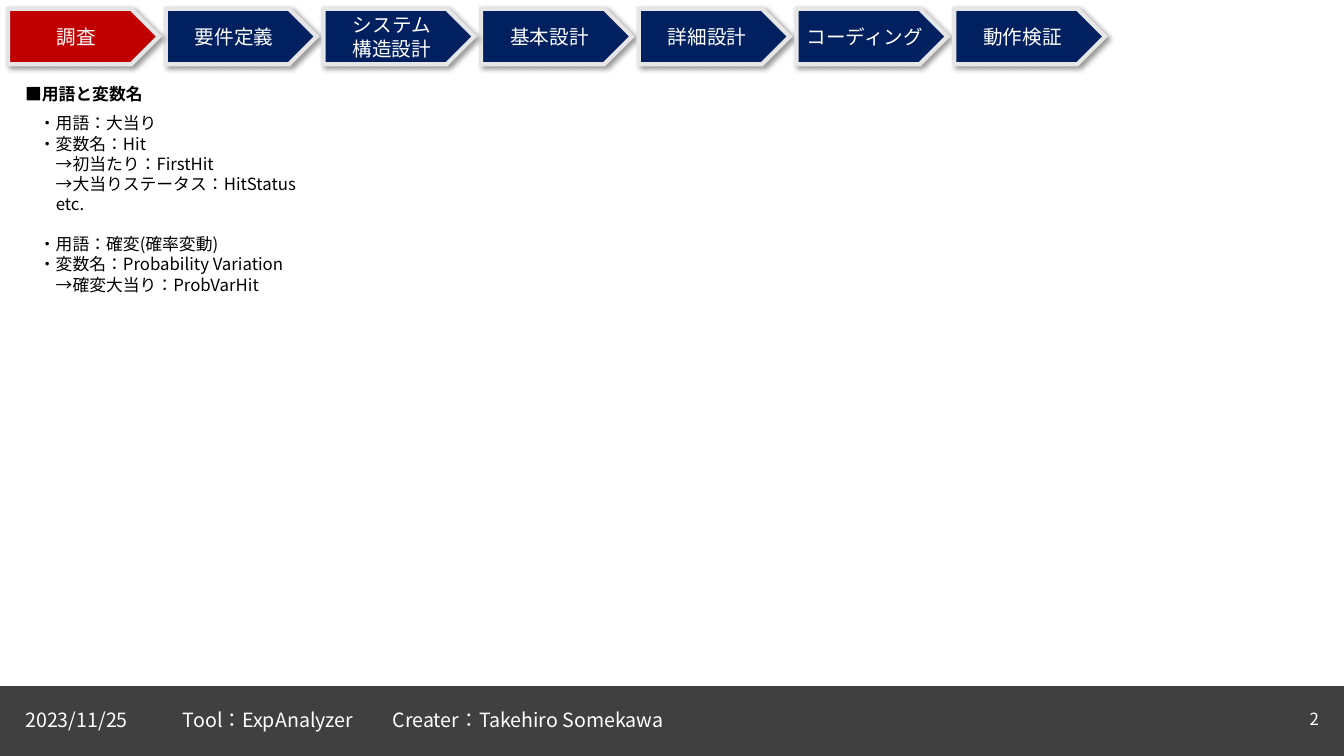
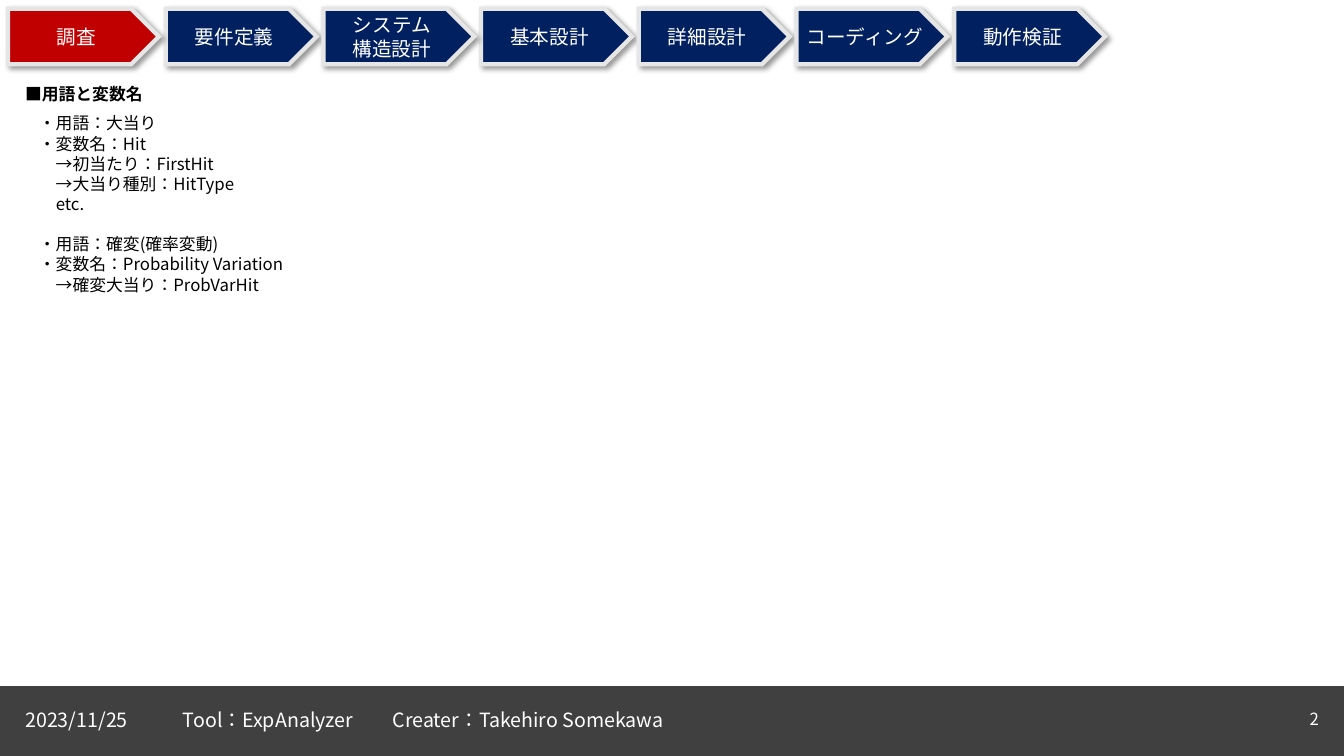
Before and after one commit to TakechiyoVodka/ExpAnalyzer, a slide deck: slide 2 of ExpAnalyzer/DataSheets/ExpAnalyzer_仕様書.pptx. Drawn at 1344x756 pixels with LibreOffice and Linux fonts; fonts in the diff are those of the drawing. Boxes give left, top, right and bottom in pixels: in the first picture for what was removed or moved away, otherwise in the second. Text is boxed around its words. In the diff, an @@ line names an element or a change of style, - is before the commit and + after.

```diff
--- a/ExpAnalyzer/DataSheets/ExpAnalyzer_仕様書.pptx
+++ b/ExpAnalyzer/DataSheets/ExpAnalyzer_仕様書.pptx
@@ text at (56,176,234,194): text changed @@
-→大当りステータス：HitStatus
+→大当り種別：HitType
```
Also in this commit, not shown: 2 other slides changed, 13 other files.
